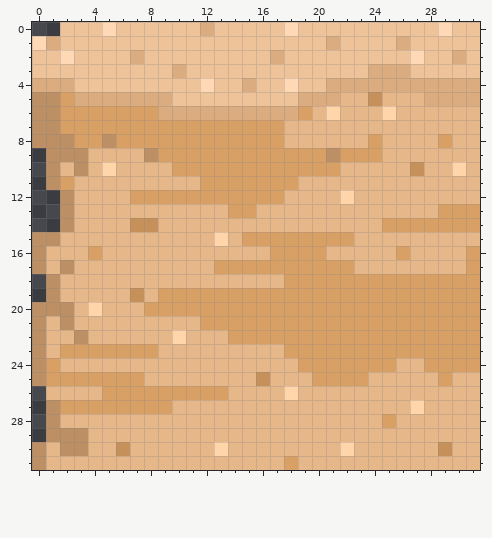
File history of a pixel-art sprite, Level up jam/Assets/Sprites/Desert_TIles/Desert Tile top left.png. Above, as it was before the edit.
The file is 32x32 pixels.
And afterwards:
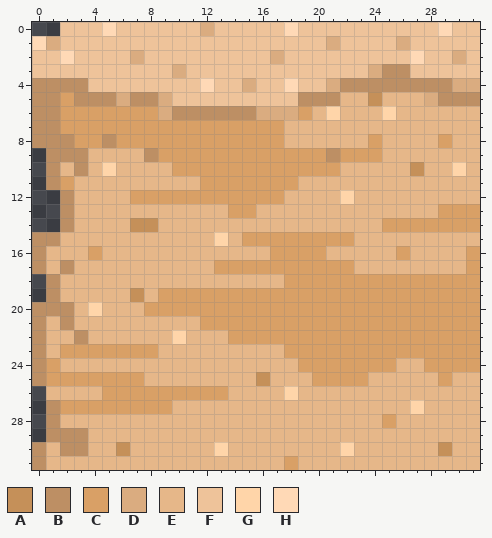
Palette (. is transparent): A #c59059  B #bd8f64  C #d9a066  D #daac80  E #e6b789  F #eec39a  G #ffd5a9  H #ffd9b6
From old to new:
@@ x 0..31 @@
  2 FFHFFFFDFFFFFFFFFDFFFFFFFFFHFFDF
- 3 FFFFFFFFFFDFFFFFFFFFFFFFDDDFFFFF
- 4 DDDFFFFFFFFFHFFDFFHFFDDDDDDDDDDD
- 5 BBCDDDDDDDFFFFFFFFFDDDEEAEEEDDDD
- 6 BBCCCCCCCDDDDDDDDDDCEGEEEGEEEEEE
+ 3 FFFFFFFFFFDFFFFFFFFFFFFFDBBFFFFF
+ 4 BBBBFFFFFFFFHFFDFFHFFDBBBBBBBBDD
+ 5 BBCBBBDBBDFFFFFFFFFBBBEEAEEEDBBB
+ 6 BBCCCCCCCDBBBBBBDDDCEGEEEGEEEEEE
  7 BBCCCCCCCCCCCCCCCCEEEEEEEEEEEEEE
Where, in picture pixels (left, top, right, bottom), the same in both pictures:
changed: (32, 64, 480, 120)
